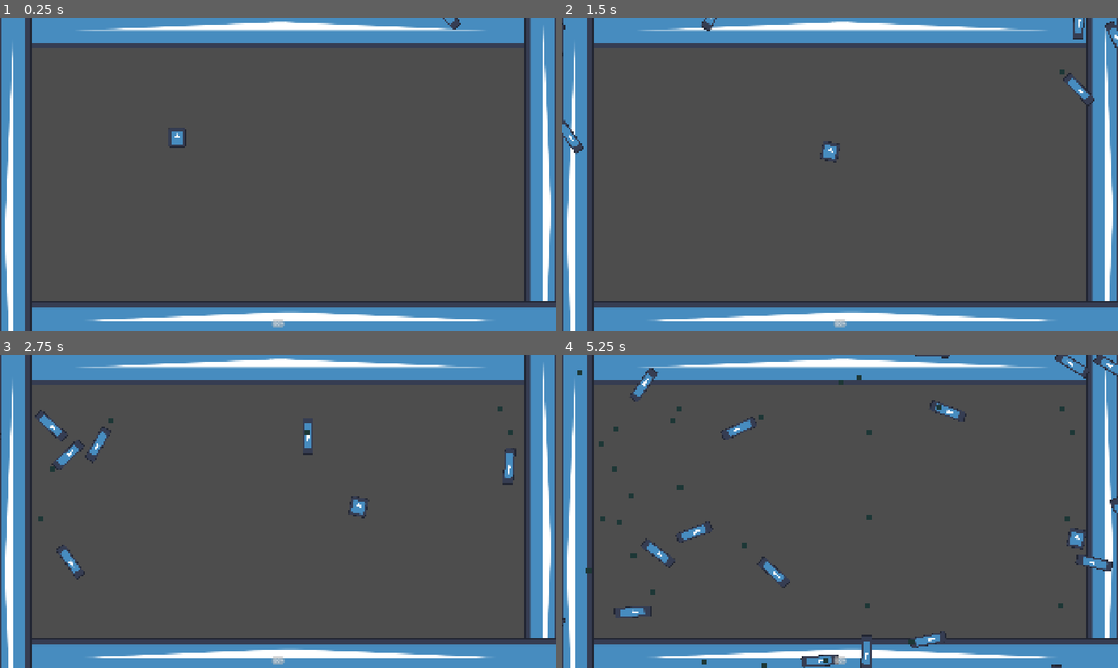
Above: before the commit, frames 1-4 (two rows, left to right).
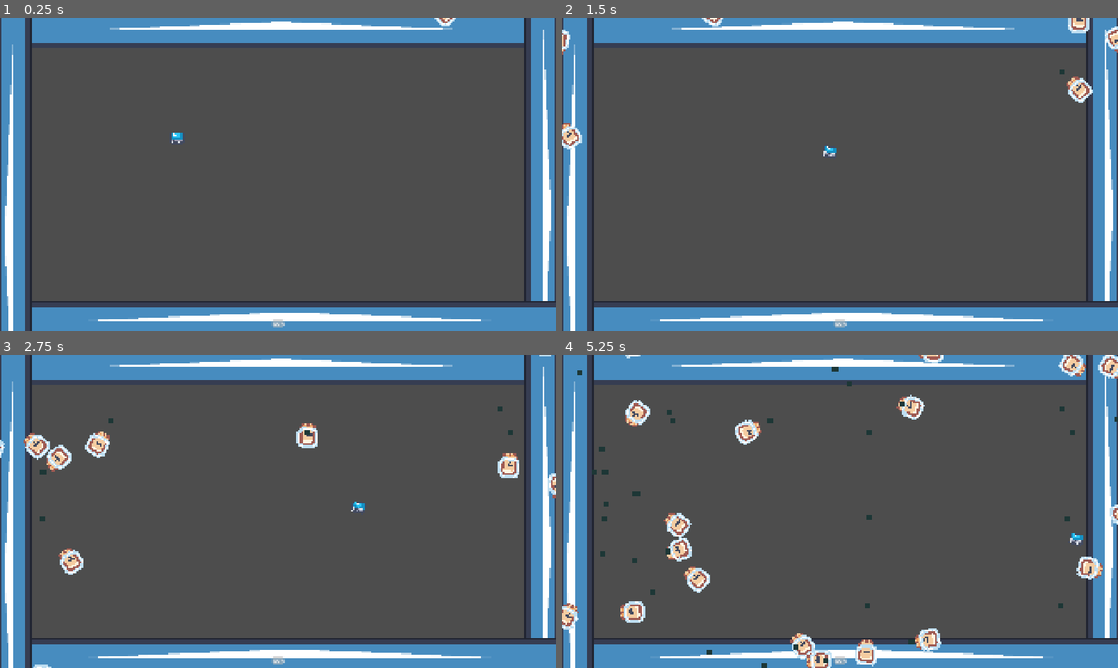
Above: after the commit, the same moments.

Repository: not-fritos/curric432-one-button-game
Game: Godot game, scene res://world.tscn
The game is run twice, just before and just after one commit, with the same random seed, the same clock (stepped at 60 frames per second) and the same inputs. The engine's default icon, where the game draws it, is replaced by a stand-in: a white triangle on a blue panel in a dark square.
Inputs:
- Up to frame 1 (0.25 s): no input
- Up to frame 2 (1.5 s): tap Enter at 0.5 s
- Up to frame 3 (2.75 s): no input
- Up to frame 4 (5.25 s): no input

The runs differ from the first frame. In frame 1, 1.1% of the frame differs, in the area x 0-100%, y 0-99%; in frame 2, 2.2%; in frame 3, 3.0%; in frame 4, 6.3%, in the area x 0-100%, y 0-100%.

Commit message:
attached sprites to npc + pc

Diff:
--- a/npc.tscn
+++ b/npc.tscn
@@ -1,38 +1,143 @@
-[gd_scene load_steps=5 format=3 uid="uid://bf6n20qb8r1pc"]
+[gd_scene load_steps=16 format=3 uid="uid://bf6n20qb8r1pc"]
 
-[ext_resource type="Script" uid="uid://bvm5j7jslx45f" path="res://npc.gd" id="1_xxcha"]
-[ext_resource type="Texture2D" uid="uid://od8s37p27l0" path="res://icon.svg" id="2_kh24r"]
+[ext_resource type="Script" path="res://npc.gd" id="1_xxcha"]
+[ext_resource type="Texture2D" uid="uid://dnk44kxogp4u6" path="res://assets/kenney_pixel-platformer/Tilemap/tilemap-characters_packed.png" id="2_xxcha"]
 
 [sub_resource type="CircleShape2D" id="CircleShape2D_ul7y6"]
-radius = 19.026299
+radius = 6.2222223
+
+[sub_resource type="AtlasTexture" id="AtlasTexture_kh24r"]
+atlas = ExtResource("2_xxcha")
+region = Rect2(0, 0, 24, 24)
+
+[sub_resource type="AtlasTexture" id="AtlasTexture_ul7y6"]
+atlas = ExtResource("2_xxcha")
+region = Rect2(24, 0, 24, 24)
+
+[sub_resource type="AtlasTexture" id="AtlasTexture_bc6q4"]
+atlas = ExtResource("2_xxcha")
+region = Rect2(48, 0, 24, 24)
+
+[sub_resource type="AtlasTexture" id="AtlasTexture_mcvl2"]
+atlas = ExtResource("2_xxcha")
+region = Rect2(72, 0, 24, 24)
+
+[sub_resource type="AtlasTexture" id="AtlasTexture_xxcha"]
+atlas = ExtResource("2_xxcha")
+region = Rect2(96, 0, 24, 24)
+
+[sub_resource type="AtlasTexture" id="AtlasTexture_d61ma"]
+atlas = ExtResource("2_xxcha")
+region = Rect2(120, 0, 24, 24)
+
+[sub_resource type="AtlasTexture" id="AtlasTexture_slxoh"]
+atlas = ExtResource("2_xxcha")
+region = Rect2(144, 0, 24, 24)
+
+[sub_resource type="AtlasTexture" id="AtlasTexture_l64hl"]
+atlas = ExtResource("2_xxcha")
+region = Rect2(168, 0, 24, 24)
+
+[sub_resource type="AtlasTexture" id="AtlasTexture_215dd"]
+atlas = ExtResource("2_xxcha")
+region = Rect2(0, 24, 24, 24)
+
+[sub_resource type="AtlasTexture" id="AtlasTexture_p5bpe"]
+atlas = ExtResource("2_xxcha")
+region = Rect2(24, 24, 24, 24)
+
+[sub_resource type="SpriteFrames" id="SpriteFrames_ideak"]
+animations = [{
+"frames": [{
+"duration": 1.0,
+"texture": SubResource("AtlasTexture_kh24r")
+}, {
+"duration": 1.0,
+"texture": SubResource("AtlasTexture_ul7y6")
+}],
+"loop": true,
+"name": &"01_green",
+"speed": 5.0
+}, {
+"frames": [{
+"duration": 1.0,
+"texture": SubResource("AtlasTexture_bc6q4")
+}, {
+"duration": 1.0,
+"texture": SubResource("AtlasTexture_mcvl2")
+}],
+"loop": true,
+"name": &"02_blue",
+"speed": 5.0
+}, {
+"frames": [{
+"duration": 1.0,
+"texture": SubResource("AtlasTexture_xxcha")
+}, {
+"duration": 1.0,
+"texture": SubResource("AtlasTexture_d61ma")
+}],
+"loop": true,
+"name": &"03_pink",
+"speed": 5.0
+}, {
+"frames": [{
+"duration": 1.0,
+"texture": SubResource("AtlasTexture_slxoh")
+}, {
+"duration": 1.0,
+"texture": SubResource("AtlasTexture_l64hl")
+}],
+"loop": true,
+"name": &"04_yellow",
+"speed": 5.0
+}, {
+"frames": [{
+"duration": 1.0,
+"texture": SubResource("AtlasTexture_215dd")
+}, {
+"duration": 1.0,
+"texture": SubResource("AtlasTexture_p5bpe")
+}],
+"loop": true,
+"name": &"05_apricot",
+"speed": 5.0
+}]
 
 [sub_resource type="CircleShape2D" id="CircleShape2D_xxcha"]
-radius = 19.000002
+radius = 2.0823247
 
 [node name="npc" type="CharacterBody2D"]
+scale = Vector2(3, 3)
 collision_layer = 2
 collision_mask = 2
 script = ExtResource("1_xxcha")
 
-[node name="CollisionShape2D" type="CollisionShape2D" parent="."]
+[node name="self_collision" type="CollisionShape2D" parent="."]
 light_mask = 0
 visibility_layer = 0
+scale = Vector2(2, 2)
 shape = SubResource("CircleShape2D_ul7y6")
 
-[node name="Sprite2D" type="Sprite2D" parent="."]
-scale = Vector2(0.2890625, 1)
-texture = ExtResource("2_kh24r")
+[node name="Sprite2D" type="AnimatedSprite2D" parent="."]
+scale = Vector2(1.25, 1.25)
+sprite_frames = SubResource("SpriteFrames_ideak")
+animation = &"05_apricot"
+frame_progress = 0.39177233
 
 [node name="LifeTimer" type="Timer" parent="."]
 wait_time = 60.0
 autostart = true
 
 [node name="Area2D" type="Area2D" parent="."]
+scale = Vector2(3, 3)
 collision_layer = 4
 collision_mask = 4
 
-[node name="CollisionShape2D" type="CollisionShape2D" parent="Area2D"]
+[node name="player_collision" type="CollisionShape2D" parent="Area2D"]
+position = Vector2(-2.842171e-14, 0)
 rotation = -0.06888275
+scale = Vector2(2, 2)
 shape = SubResource("CircleShape2D_xxcha")
 
 [connection signal="timeout" from="LifeTimer" to="." method="_on_life_timer_timeout"]
--- a/project.godot
+++ b/project.godot
@@ -27,5 +27,6 @@
 
 [rendering]
 
+textures/canvas_textures/default_texture_filter=0
 renderer/rendering_method="gl_compatibility"
 renderer/rendering_method.mobile="gl_compatibility"
--- a/roomba.tscn
+++ b/roomba.tscn
@@ -1,10 +1,32 @@
-[gd_scene load_steps=5 format=3 uid="uid://sy6obgtp1un7"]
+[gd_scene load_steps=8 format=3 uid="uid://sy6obgtp1un7"]
 
-[ext_resource type="Texture2D" uid="uid://od8s37p27l0" path="res://icon.svg" id="1_cof0i"]
-[ext_resource type="Script" uid="uid://780r0lo2g2n3" path="res://roomba.gd" id="1_ihwft"]
+[ext_resource type="Script" path="res://roomba.gd" id="1_ihwft"]
+[ext_resource type="Texture2D" uid="uid://dnk44kxogp4u6" path="res://assets/kenney_pixel-platformer/Tilemap/tilemap-characters_packed.png" id="2_ihwft"]
 
 [sub_resource type="CircleShape2D" id="CircleShape2D_ihwft"]
 radius = 32.140316
+
+[sub_resource type="AtlasTexture" id="AtlasTexture_t3g6o"]
+atlas = ExtResource("2_ihwft")
+region = Rect2(72, 48, 24, 24)
+
+[sub_resource type="AtlasTexture" id="AtlasTexture_kcpde"]
+atlas = ExtResource("2_ihwft")
+region = Rect2(96, 48, 24, 24)
+
+[sub_resource type="SpriteFrames" id="SpriteFrames_cof0i"]
+animations = [{
+"frames": [{
+"duration": 1.0,
+"texture": SubResource("AtlasTexture_t3g6o")
+}, {
+"duration": 1.0,
+"texture": SubResource("AtlasTexture_kcpde")
+}],
+"loop": true,
+"name": &"default",
+"speed": 5.0
+}]
 
 [sub_resource type="CircleShape2D" id="CircleShape2D_t3g6o"]
 radius = 32.0
@@ -15,9 +37,10 @@
 [node name="CollisionShape2D" type="CollisionShape2D" parent="."]
 shape = SubResource("CircleShape2D_ihwft")
 
-[node name="Sprite2D" type="Sprite2D" parent="."]
-scale = Vector2(0.48000157, 0.5199994)
-texture = ExtResource("1_cof0i")
+[node name="Sprite2D" type="AnimatedSprite2D" parent="."]
+scale = Vector2(2, 2)
+sprite_frames = SubResource("SpriteFrames_cof0i")
+frame_progress = 0.85195315
 
 [node name="Area2D" type="Area2D" parent="."]
 collision_layer = 12
